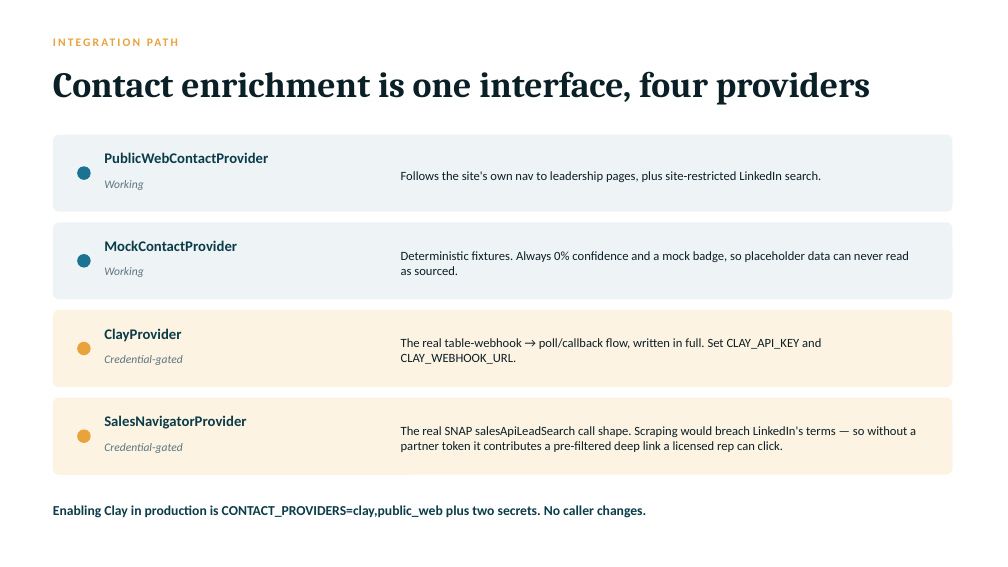
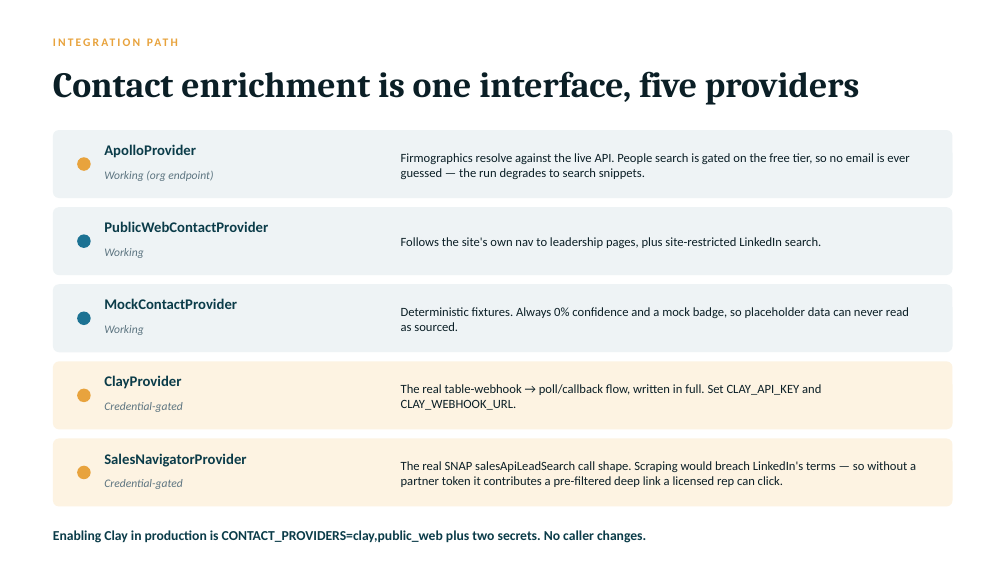
Before and after one commit to mohsin-khawaja/instalily-case-study, a slide deck: slide 7 of docs/Tedlar-Lead-Agent.pptx. Drawn at 1008x567 pixels with LibreOffice and Linux fonts; fonts in the diff are those of the drawing. Boxes give left, top, right and bottom in pixels: in the first picture for what was removed or moved away, otherwise in the second. Text is boxed around its words. In the diff, an @@ line names an element or a change of style, - is before the commit and + after.

```diff
--- a/docs/Tedlar-Lead-Agent.pptx
+++ b/docs/Tedlar-Lead-Agent.pptx
@@ text at [53,71,859,105]: text changed @@
-Contact enrichment is one interface, four providers
+Contact enrichment is one interface, five providers
@@ rounded rectangle: place and size @@
-rounded rectangle at [53,135,953,212]
+rounded rectangle at [53,130,953,198]
@@ text added at [104,144,196,158], 14 pt, text #0B3C49, bold @@
+ApolloProvider
@@ ellipse: place and size @@
-ellipse at [77,166,91,180]
+ellipse at [77,157,91,171]
@@ ellipse at [77,157,91,171]: fill #1C7293 to #E8A33D @@
@@ text at [104,171,213,181]: text changed @@
-Working
+Working (org endpoint)
@@ text added at [401,153,909,179], 12 pt, text #0B1F26 @@
+Firmographics resolve against the live API. People search is gated on the free tier, so no email is ever guessed — the run degrades to search snippets.
@@ rounded rectangle: place and size @@
-rounded rectangle at [53,222,953,299]
+rounded rectangle at [53,207,953,275]
@@ ellipse: place and size @@
-ellipse at [77,254,91,268]
+ellipse at [77,234,91,248]
@@ text "PublicWebContactProvider": place and size @@
-text "PublicWebContactProvider" at [104,152,268,163]
+text "PublicWebContactProvider" at [104,221,268,232]
@@ text "Follows the site's own nav ...": place and size @@
-text "Follows the site's own nav ..." at [401,171,821,182]
+text "Follows the site's own nav ..." at [401,237,821,248]
@@ text "Working": place and size @@
-text "Working" at [104,267,143,277]
+text "Working" at [104,248,143,258]
@@ rounded rectangle: place and size @@
-rounded rectangle at [53,310,953,387]
+rounded rectangle at [53,284,953,352]
@@ rounded rectangle at [53,284,953,352]: fill #FDF3E2 to #EEF3F5; proportions changed @@
@@ text "MockContactProvider": place and size @@
-text "MockContactProvider" at [104,240,237,251]
+text "MockContactProvider" at [104,298,237,309]
@@ text "Deterministic fixtures. Always 0% confidence ...": place and size @@
-text "Deterministic fixtures. Always 0% confidence ..." at [401,251,909,275]
+text "Deterministic fixtures. Always 0% confidence ..." at [401,307,909,331]
@@ ellipse: place and size @@
-ellipse at [77,342,91,355]
+ellipse at [77,312,91,325]
@@ ellipse at [77,312,91,325]: fill #E8A33D to #1C7293 @@
@@ text added at [104,325,143,335], 11 pt, text #5C7480, italic @@
+Working
@@ proportions changed in 3 elements at [53,130,953,198], [53,207,953,275], [53,361,953,430] @@
@@ rounded rectangle: place and size @@
-rounded rectangle at [53,398,953,475]
+rounded rectangle at [53,361,953,430]
@@ ellipse: place and size @@
-ellipse at [77,430,91,443]
+ellipse at [77,389,91,402]
@@ text "ClayProvider": place and size @@
-text "ClayProvider" at [104,328,181,342]
+text "ClayProvider" at [104,375,181,389]
@@ text "The real table-webhook → poll/callback ...": place and size @@
-text "The real table-webhook → poll/callback ..." at [401,338,821,364]
+text "The real table-webhook → poll/callback ..." at [401,384,821,410]
@@ text "Credential-gated": place and size @@
-text "Credential-gated" at [104,443,183,453]
+text "Credential-gated" at [104,402,183,412]
@@ rounded rectangle added at [53,439,953,507], fill #FDF3E2 @@
@@ text "SalesNavigatorProvider": place and size @@
-text "SalesNavigatorProvider" at [104,415,246,429]
+text "SalesNavigatorProvider" at [104,453,246,467]
@@ text "The real SNAP salesApiLeadSearch call ...": place and size @@
-text "The real SNAP salesApiLeadSearch call ..." at [401,426,916,452]
+text "The real SNAP salesApiLeadSearch call ..." at [401,461,916,487]
@@ ellipse added at [77,466,91,479], fill #E8A33D @@
@@ text "Credential-gated": place and size @@
-text "Credential-gated" at [104,355,183,365]
+text "Credential-gated" at [104,479,183,489]
@@ text "Enabling Clay in production is ...": place and size @@
-text "Enabling Clay in production is ..." at [53,505,646,518]
+text "Enabling Clay in production is ..." at [53,530,646,543]
```
Also in this commit, not shown: 1 other slide changed, 7 other files.
